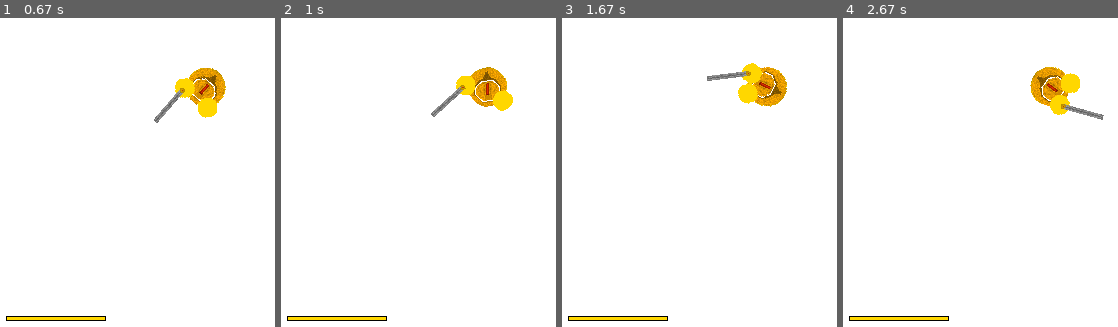
Above: before the commit, frames 1-4 (left to right).
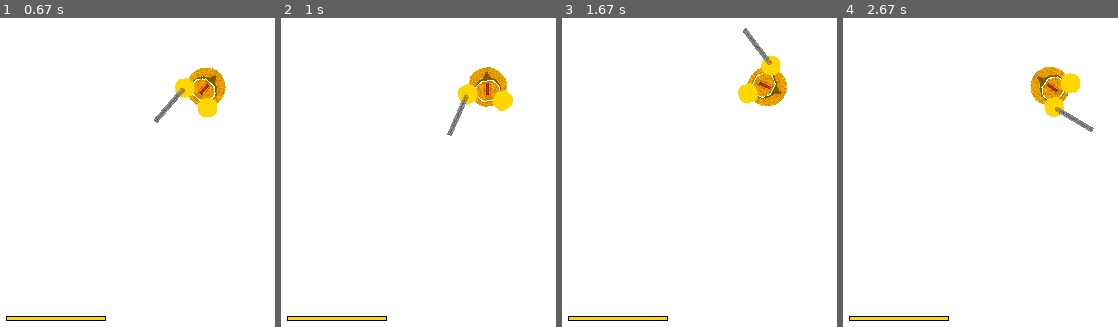
Above: after the commit, the same moments.

Repository: fjaviergb/Pygames-Hermanios
Game: pygame game, started from old/PruebaSuperPlayer.py
The game is run twice, just before and just after one commit, with the same random seed, the same clock (stepped at 60 frames per second) and the same inputs.
Inputs (mouse positions are in pixels of both pictures, inside the frame that each line leads up to):
- Up to frame 1 (0.67 s): hold D from 0.33 s (still down); move the mouse to (187, 107) at 0.37 s
- Up to frame 2 (1 s): release D at 0.8 s; click (490, 119) at 0.88 s
- Up to frame 3 (1.67 s): hold W 1.17-1.47 s; click (647, 89) at 1.25 s; hold D from 1.5 s (still down); click (outside the picture) at 1.58 s
- Up to frame 4 (2.67 s): release D at 1.97 s; hold A 2-2.53 s; click (outside the picture) at 2.08 s; hold S from 2.57 s (still down); click (1107, 129) at 2.65 s

Frame 1 is identical in both runs. In frame 2, 0.8% of the frame differs, in the area x 54-72%, y 18-39%; in frame 3, 1.1%, in the area x 52-80%, y 3-22%; in frame 4, 0.7%.

Commit message:
Añadir EXE de las dos maneras

Diff:
--- a/network.py
+++ b/network.py
@@ -3,7 +3,7 @@
 class Network:
     def __init__(self):
         self.client = socket.socket(socket.AF_INET, socket.SOCK_STREAM)
-        self.server = "139.162.141.37"
+        self.server = "192.168.1.36"
         self.port = 5555
         self.addr = (self.server, self.port)
         self.p = self.connect()
--- a/server.py
+++ b/server.py
@@ -1,7 +1,7 @@
 import socket
 from _thread import *
 
-server_ip = ""
+server_ip = "192.168.1.36"
 
 server = server_ip
 port = 5555
@@ -16,7 +16,7 @@
 s.listen(2)
 print("Waiting for a connection, Server Started")
 
-players = []
+players = {}
 
 def threaded_client(conn, player):
     global currentPlayer
@@ -25,24 +25,18 @@
         try:
             databit = conn.recv(2048)
             data = eval(databit.decode("utf-8"))
-
-            try:
-                players[player] = data
-            except IndexError:
-                players.append(data)
-            for p in players:
-                if not p:
-                    players.remove(p)
-                    reply = players
-                else:
-                    reply = players
-
+            players[player] = data
+            for p_index in players:
+                if not players[p_index]:
+                    #players[player] = (0,0,0,0,0,0,0,0,0,0)
+                    players.pop(p_index)
+            reply = list(players.values())
+            print(reply)
             conn.send(str.encode(str(reply)))
 
         except:
             break
 
-    currentPlayer -= 1
     print("Lost connection")
     conn.close()
 
--- a/utils.py
+++ b/utils.py
@@ -8,7 +8,7 @@
     if getattr(self, swing):
         if self.chargecount <= APT_SWORD_SWINGLIMIT:
             self.anglehit = self.angle + self.chargecount * angle_hit_orientation * APT_SWORD
-            self.chargecount += 6
+            self.chargecount += 1
         if button_click == 0:
             self.countlimit = self.chargecount
             setattr(self, slash, True)
@@ -24,14 +24,14 @@
     elif getattr(self, back):
         if self.chargecount <= 1:
             self.anglehit = self.angle + self.chargecount * angle_hit_orientation * APT_SWORD
-            self.chargecount += 6
+            self.chargecount += 1
         else:
             setattr(self, back, False)
             self.chargecount = 1
     elif getattr(self, clash):
         if self.chargecount <= self.clash_count + APT_SWORD_CLASHLIMIT:
             self.anglehit = self.angle + self.chargecount * angle_hit_orientation * APT_SWORD
-            self.chargecount += 6
+            self.chargecount += 1
         else:
             self.clash_count = 0
             self.chargecount = 1
